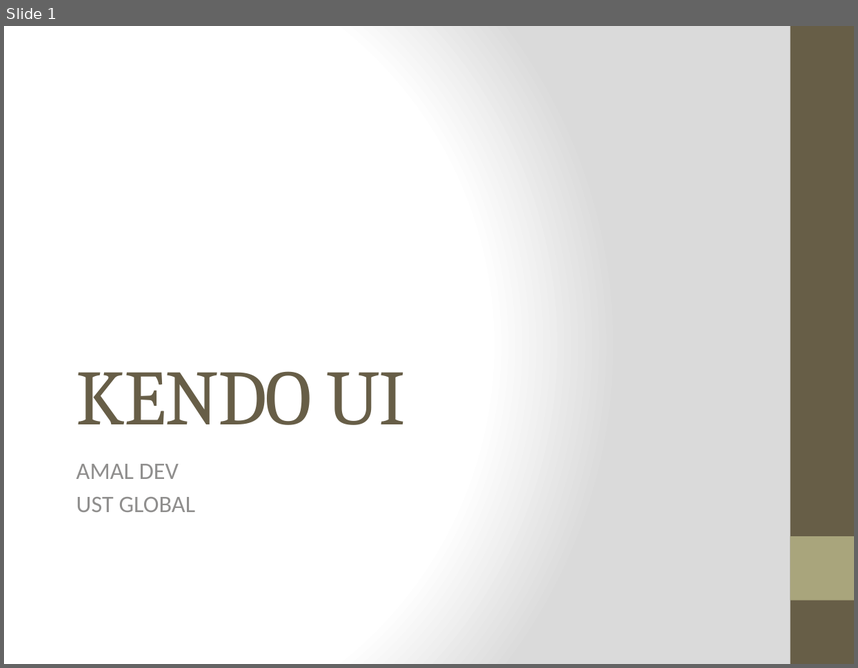
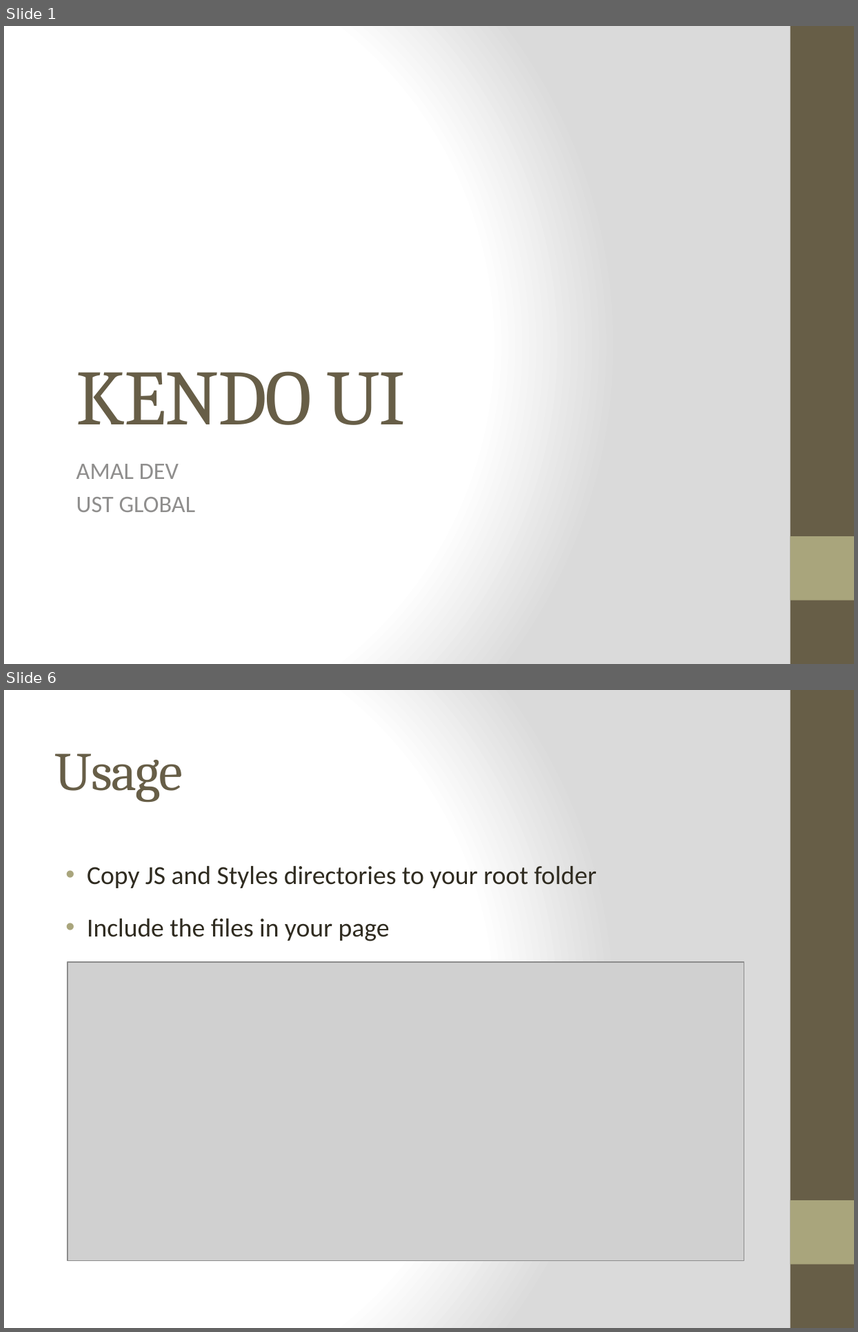
Before and after one commit to amaldevv/kendo-ui, a slide deck: html/Kendo UI.pptx. Shown one above the other, each under a label of ours: slide 1 before the commit, slides 1 and 6 after it; the slides between them are not shown. The pictures are 858x668 and 858x1332 pixels, drawn with LibreOffice and Linux fonts; fonts in the diff are those of the drawing; grey boxes stand for pictures. Boxes give left, top, right and bottom in pixels: in the first picture for what was removed or moved away, otherwise in the second. Text is boxed around its words. In the diff, an @@ line names an element or a change of style, - is before the commit and + after.

```diff
--- a/html/Kendo UI.pptx
+++ b/html/Kendo UI.pptx
@@ slide 6 added at [4,690,854,1328], background gradient #FFFFFF to #DADADA; not listed: 2 template elements that a slide beside it also shows @@
@@ title added at [55,753,183,802], 46 pt, text #675E47 @@
+Usage
@@ text added at [87,866,597,941], 22 pt, text #2F2B20 @@
+• Copy JS and Styles directories to your root folder
+• Include the files in your page
@@ picture added at [67,962,744,1261] @@
```
Also in this commit, not shown: 2 slides changed, 7 other slides added.
